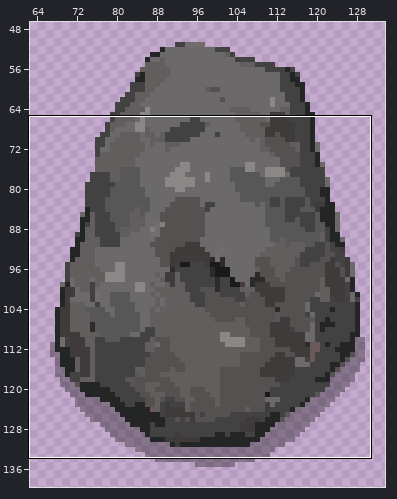
Edited in one commit: pixel-art file (Assets/Aseprite/Rock.aseprite). Above, an overview of the earlier version with the close-up marked.
Close-up. Before the edit:
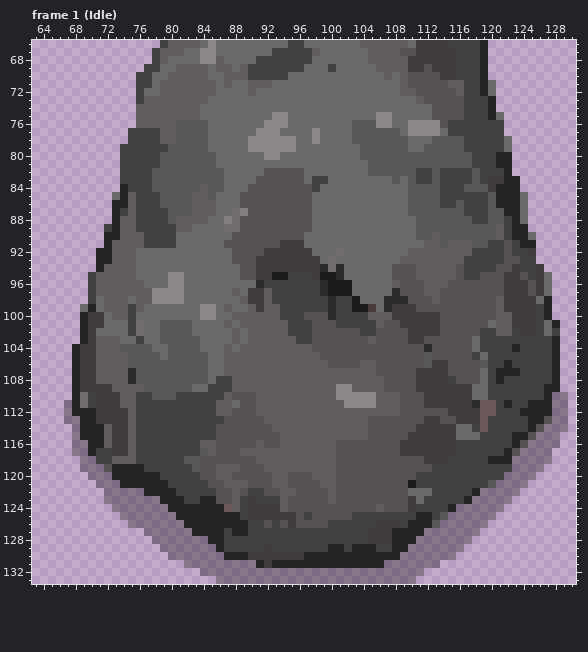
198x198 pixels, 20 frames. Colours within 5 levels of each other are drawn and written as one. Shown: frame 1 (Idle): x 63..130, y 66..133. The wide view leaves out empty margins. The commit also changed other frames or places, which this record leaves out.
The result:
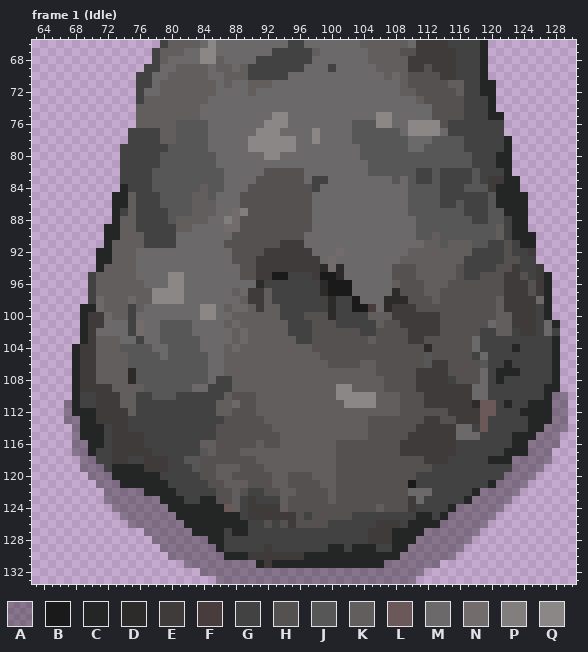
Palette (. is transparent): A #00000050  B #1b1a1a  C #242626  D #2d2b2a  E #3f3b3b  F #483c3d  G #434242  H #565151  J #585757  K #625e5d  L #6b595a  M #6b6969  N #726c6c  P #837e7e  Q #8b8787
From old to new:
Frame 1 (Idle), layer "main2":
The edit turns colour A into colour C in row 117 at x 124.
The edit turns colour G into colour C in row 89 at x 72.
The edit turns colour H into colour C in row 113 at x 127; in row 114 at x 126; in row 115 at x 125; in row 116 at x 124; in row 117 at x 123.
The edit turns colour J into colour C in row 121 at x 120; in row 125 at x 114; in row 126 at x 113.
The edit turns colour M into colour C in rows 71 to 72 at x 120; in row 75 at x 121; in rows 78 to 79 at x 122; in row 85 at x 73 and 124; in rows 86 to 88 at x 124; in row 90 at x 125.
The edit turns colour M into colour C in rows 95 to 97 at x 127; in row 99 at x 69.
The edit turns colour G into colour E in rows 115 to 116 at x 76; in row 117 at x 76 to 77; in rows 118 to 119 at x 77 to 79.
The edit turns colour K into colour E in rows 115 to 117 at x 75; in row 118 at x 73 to 74.
The edit turns colour H into colour G in row 119 at x 72.
The edit turns colour K into colour G in row 113 at x 75; in row 114 at x 72 and 75; in rows 115 to 116 at x 72; in row 118 at x 75.
The edit turns colour N into colour G in rows 110 to 111 at x 69.
Where, in picture pixels (left, top, right, bottom), the same in both close-ups:
changed: (488, 80, 512, 152)
changed: (104, 192, 120, 232)
changed: (520, 192, 552, 296)
changed: (80, 304, 88, 312)
changed: (80, 392, 168, 472)
changed: (488, 416, 552, 488)
changed: (432, 512, 448, 528)
